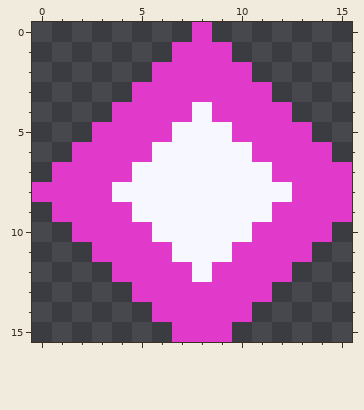
A pixel-art file gets an edit: game/assets/source/original_procedural/projectile_infinite_circuit.aseprite. Above, as it was before the edit.
16x16 pixels, 1 frame.
After the commit:
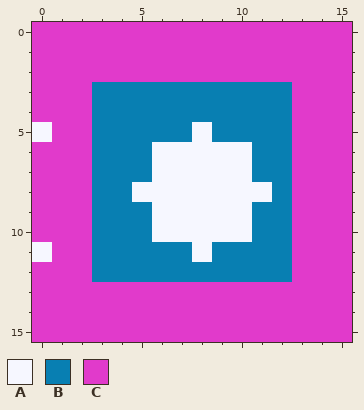
Palette (. is transparent): A #f6f7ff  B #087fb2  C #e13acb
Edits made:
y 0: x 0..7 ........ -> CCCCCCCC; x 9..15 ....... -> CCCCCCC
y 1: x 0..6 ....... -> CCCCCCC; x 10..15 ...... -> CCCCCC
y 2: x 0..5 ...... -> CCCCCC; x 11..15 ..... -> CCCCC
y 3: x 0..15 .....CCCCCCC.... -> CCCBBBBBBBBBBCCC
y 4: x 0..15 ....CCCCACCCC... -> CCCBBBBBBBBBBCCC
y 5: x 0..7 ...CCCCA -> ACCBBBBB; x 9..12 ACCC -> BBBB; x 14..15 .. -> CC
y 6: x 0..1 .. -> CC; x 3..5 CCC -> BBB; x 11..12 CC -> BB; x 15 . -> C
y 7: x 0 . -> C; x 3..5 CCA -> BBB; x 11..12 AC -> BB
y 8: x 3..4 CA -> BB; x 12 A -> B
y 9: x 0 . -> C; x 3..5 CCA -> BBB; x 11..12 AC -> BB
y 10: x 0..1 .. -> CC; x 3..5 CCC -> BBB; x 11..12 CC -> BB; x 15 . -> C
y 11: x 0..7 ...CCCCA -> ACCBBBBB; x 9..12 ACCC -> BBBB; x 14..15 .. -> CC
y 12: x 0..15 ....CCCCACCCC... -> CCCBBBBBBBBBBCCC
y 13: x 0..4 ..... -> CCCCC; x 12..15 .... -> CCCC
y 14: x 0..5 ...... -> CCCCCC; x 11..15 ..... -> CCCCC
y 15: x 0..6 ....... -> CCCCCCC; x 10..15 ...... -> CCCCCC
